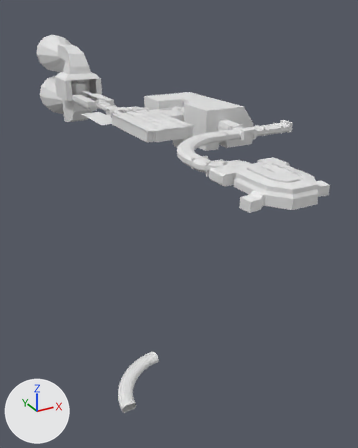
Renders of the Blender file rubens-psx-engine/Content/hallway.blend from each side of a commit.
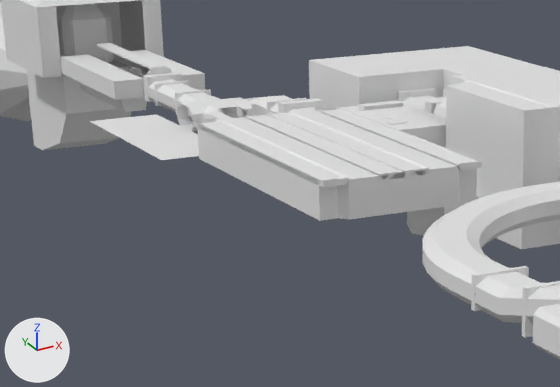
There are two pictures of each version: one whole from a 50 mm camera at (-88.0, -220.6, 42.8) aimed at (11.6, -39.4, -47.8), one close up on the part from 15% to 61% of the width and 18% to 43% of the height. Lighting does not change. The marker at lower left points along +X, +Y and +Z. Materials are left out; every surface is plain grey.
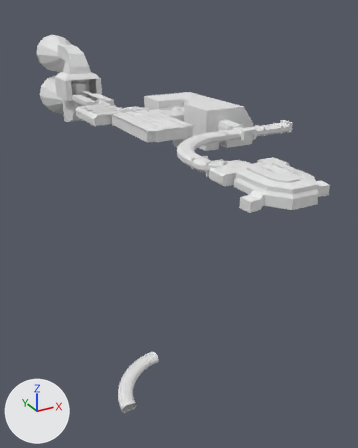
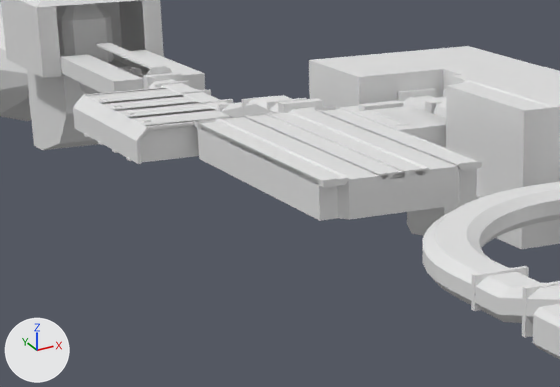
Boxes (x1, y1, x2, y2) around the edits, measured in the close-ups (560 x 387 px):
'Plane.023', reshaped: before (90, 115, 199, 160); after (74, 88, 232, 162)
'Plane.022', reshaped, moved (31% wider, 33% taller): before (177, 96, 253, 131); after (133, 117, 233, 164)
'Plane.051', added: after (117, 109, 215, 155)
'Plane.055', added: after (73, 87, 168, 129)
'Plane.033', added: after (106, 102, 198, 120)
'Plane.053', added: after (101, 95, 183, 104)
'medical_bed', added: after (126, 119, 151, 161)
'medical_bed.001', added: after (112, 112, 136, 153)
'medical_bed.002', added: after (98, 105, 122, 145)
'medical_bed.003', added: after (84, 98, 108, 137)

Edits to the bpy script that builds the scene:
```text
Change me_plane_019:
    used by ob_plane_023; location = (-16.0, -28.0, 0.0); rotation_euler = (0.0, 0.0, 1.571), in degrees (0, 0, 90)
    remove me_plane_019.from_pydata(...)  # 6 vertices, 2 faces; spans x -7.5..18.0, y -4.0..5.0, z 0.0
    add me_plane_019.from_pydata(...)  # 29 vertices, 23 faces; spans x -7.5..14.0, y -4.0..8.0, z 0.0..4.0
    me_plane_019 part 1: 2 vertices moved from x 18.0, y -4.0..5.0, z 0.0 to x 14.0, y -4.0..8.0, z 0.0; 2 vertices removed from x -7.5..7.5, y 5.0, z 0.0; 25 vertices added at x -7.5..14.0, y -4.0..8.0, z 0.0..4.0
Add me_medical_002:
    me_medical_002.from_pydata(...)  # 24 vertices, 20 faces; spans x -0.55..0.55, y -12.0..0.0, z 0.0..4.0
Add me_cube_002:
    me_cube_002.from_pydata(...)  # 76 vertices, 70 faces; spans x -2.09..2.09, y -1.0..2.08, z -0.17..4.19
Change ob_plane_022:
    ob_plane_022: bpy.data.objects.new('Plane.022', me_plane_026) -> bpy.data.objects.new('Plane.022', me_medical_002)
    ob_plane_022.location: (-8.0, -20.0, 0.0) -> (-24.0, -35.5, 0.0)
Add ob_medical_bed_003:
    ob_medical_bed_003 = bpy.data.objects.new('medical_bed.003', me_cube_002)
    ob_medical_bed_003.location = (-22.0, -18.0, 0.0)
Add ob_medical_bed_002:
    ob_medical_bed_002 = bpy.data.objects.new('medical_bed.002', me_cube_002)
    ob_medical_bed_002.location = (-22.0, -23.0, 0.0)
Add ob_medical_bed_001:
    ob_medical_bed_001 = bpy.data.objects.new('medical_bed.001', me_cube_002)
    ob_medical_bed_001.location = (-22.0, -28.0, 0.0)
Add ob_medical_bed:
    ob_medical_bed = bpy.data.objects.new('medical_bed', me_cube_002)
    ob_medical_bed.location = (-22.0, -33.0, 0.0)
Add ob_plane_055:
    ob_plane_055 = bpy.data.objects.new('Plane.055', me_medical_002)
    ob_plane_055.location = (-24.0, -14.0, 0.0)
    ob_plane_055.rotation_euler = (0.0, 0.0, 1.571)  # degrees (0, 0, 90)
Add ob_plane_053:
    ob_plane_053 = bpy.data.objects.new('Plane.053', me_medical_002)
    ob_plane_053.location = (-24.0, -20.0, 0.0)
    ob_plane_053.rotation_euler = (0.0, 0.0, 1.571)  # degrees (0, 0, 90)
Add ob_plane_033:
    ob_plane_033 = bpy.data.objects.new('Plane.033', me_medical_002)
    ob_plane_033.location = (-24.0, -25.0, 0.0)
    ob_plane_033.rotation_euler = (0.0, 0.0, 1.571)  # degrees (0, 0, 90)
Add ob_plane_051:
    ob_plane_051 = bpy.data.objects.new('Plane.051', me_medical_002)
    ob_plane_051.location = (-24.0, -30.0, 0.0)
    ob_plane_051.rotation_euler = (0.0, 0.0, 1.571)  # degrees (0, 0, 90)
```
